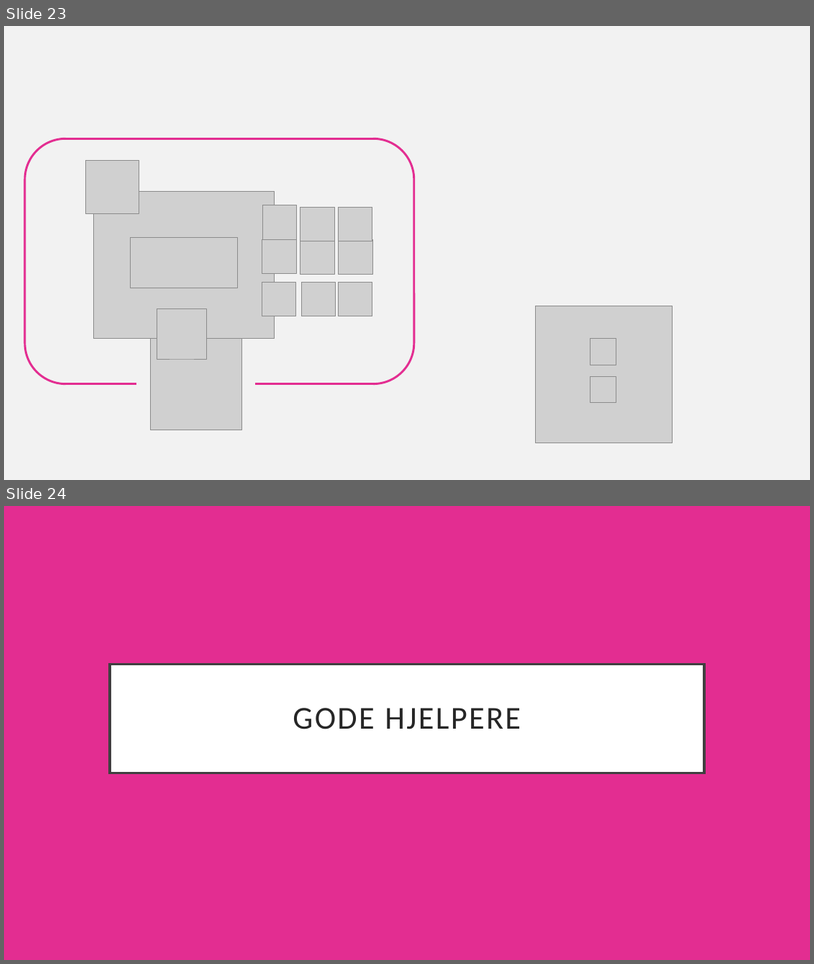
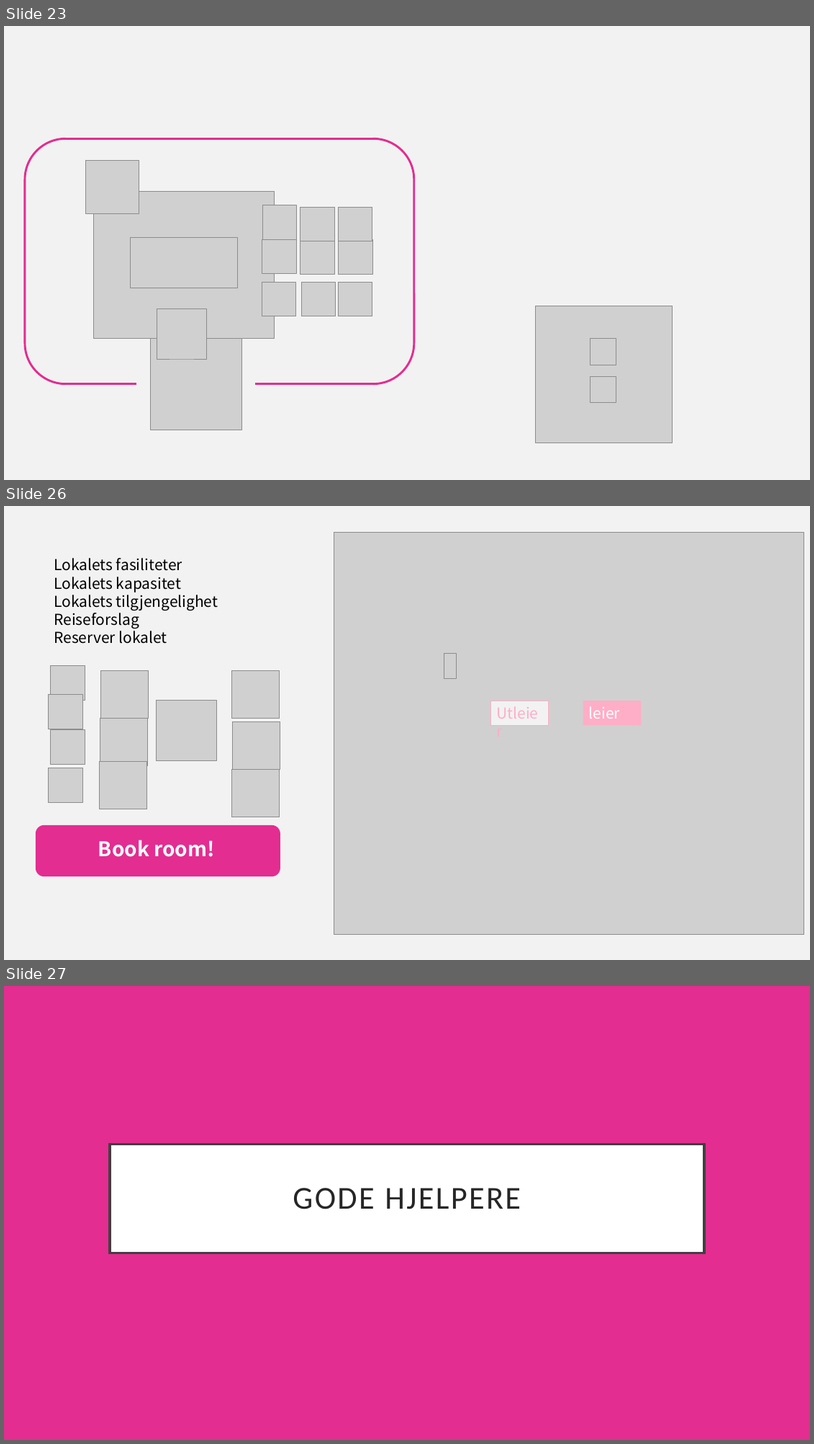
Before and after one commit to knowit/fant, a slide deck: doc/konsept/Fant-.pptx. Shown one above the other, each under a label of ours: slides 23 and 24 before the commit, slides 23, 26 and 27 after it; the slides between them are not shown. The pictures are 814x964 and 814x1444 pixels, drawn with LibreOffice and Linux fonts; fonts in the diff are those of the drawing; grey boxes stand for pictures. Boxes give left, top, right and bottom in pixels: in the first picture for what was removed or moved away, otherwise in the second. Text is boxed around its words. In the diff, an @@ line names an element or a change of style, - is before the commit and + after.

```diff
--- a/doc/konsept/Fant-.pptx
+++ b/doc/konsept/Fant-.pptx
@@ slide 26 added at box(4, 506, 810, 960), background #F2F2F2 @@
@@ picture added at box(334, 532, 805, 934) @@
@@ text added at box(54, 558, 218, 644), 18 pt, text #000000 @@
+Lokalets fasiliteter
+Lokalets kapasitet
+Lokalets tilgjengelighet
+Reiseforslag
+Reserver lokalet
@@ picture added at box(445, 653, 456, 678) @@
@@ picture added at box(51, 666, 85, 700) @@
@@ picture added at box(100, 671, 149, 718) @@
@@ picture added at box(232, 671, 279, 718) @@
@@ picture added at box(49, 695, 83, 729) @@
@@ picture added at box(100, 718, 148, 765) @@
@@ picture added at box(157, 700, 217, 761) @@
@@ picture added at box(233, 721, 280, 769) @@
@@ rectangle added at box(491, 701, 549, 725), fill #F2F2F2, outline #FEAEC7 0.75 pt, 18 pt, text #FEAEC7 @@
+Utleier
@@ rectangle added at box(584, 701, 642, 725), fill #FEAEC7, 18 pt, text #FFFFFF @@
+leier
@@ picture added at box(51, 730, 85, 764) @@
@@ picture added at box(99, 762, 147, 809) @@
@@ picture added at box(49, 768, 83, 803) @@
@@ picture added at box(232, 769, 279, 817) @@
@@ rounded rectangle added at box(36, 825, 280, 876), fill #E32D91 @@
@@ text added at box(98, 839, 214, 857), 24 pt, text #FFFFFF, bold @@
+Book room!
@@ what was slide 24 is now slide 27 @@
```
Also in this commit, not shown: 2 slides changed, 2 other slides added.
